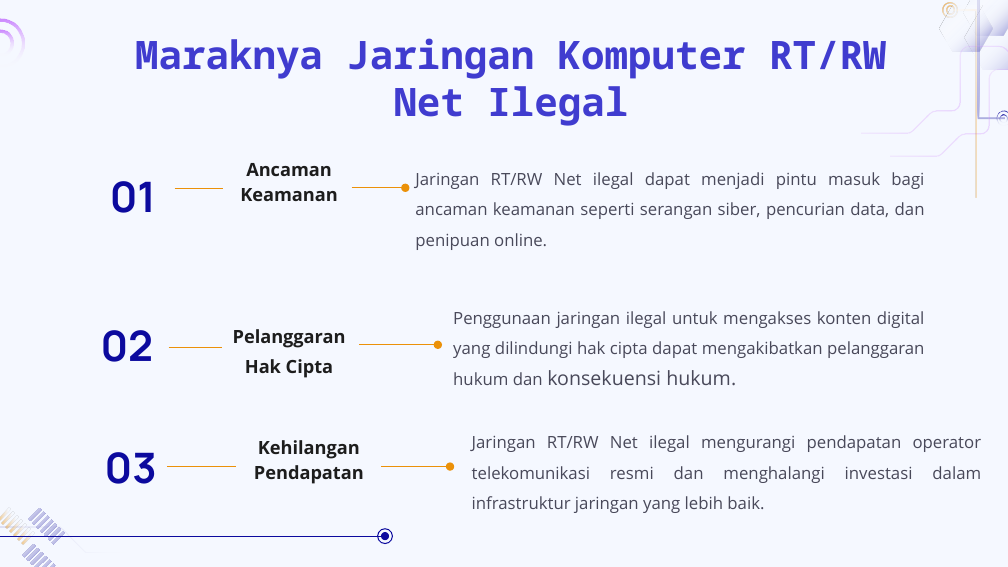
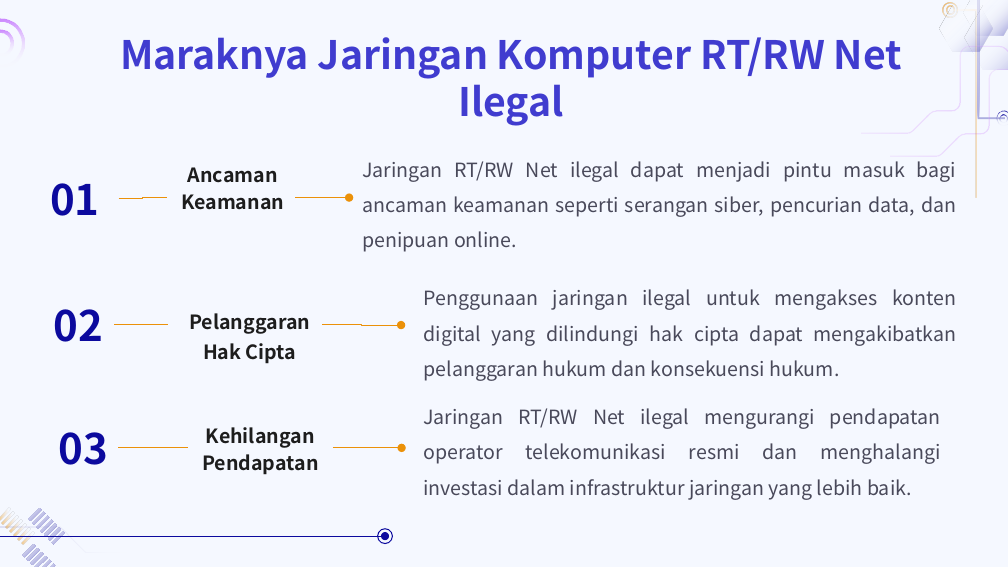
Before and after one commit to eja2003/Borneo, a slide deck: slide 22 of PPT jarkas.pptx. Drawn at 1008x567 pixels with LibreOffice and Linux fonts; fonts in the diff are those of the drawing; background and template pictures are left out. Boxes give left, top, right and bottom in pixels: in the first picture for what was removed or moved away, otherwise in the second. Text is boxed around its words. In the diff, an @@ line names an element or a change of style, - is before the commit and + after.

```diff
--- a/PPT jarkas.pptx
+++ b/PPT jarkas.pptx
@@ title "Maraknya Jaringan Komputer RT/RW Net ..." at bbox=[120, 37, 902, 126]: font Noto Sans Mono to Noto Sans CJK JP @@
@@ text "Jaringan RT/RW Net ilegal dapat ...": place and size @@
-text "Jaringan RT/RW Net ilegal dapat ..." at bbox=[415, 172, 925, 219]
+text "Jaringan RT/RW Net ilegal dapat ..." at bbox=[362, 161, 956, 217]
@@ text "Jaringan RT/RW Net ilegal dapat ..." at bbox=[362, 161, 956, 217]: size 12 to 14 pt, font Open Sans to Noto Sans CJK JP; line spacing 22pt to 1.5 @@
@@ text "01": place and size @@
-text "01" at bbox=[110, 181, 156, 213]
+text "01" at bbox=[50, 183, 100, 216]
@@ 1 text, 1 elbow arrow, 1 elbow line: place and size @@
-1 text, 1 elbow arrow, 1 elbow line at bbox=[174, 163, 405, 201]
+1 text, 1 elbow arrow, 1 elbow line at bbox=[119, 167, 349, 210]
@@ text "Penggunaan jaringan ilegal untuk mengakses ...": place and size @@
-text "Penggunaan jaringan ilegal untuk mengakses ..." at bbox=[453, 311, 924, 386]
+text "Penggunaan jaringan ilegal untuk mengakses ..." at bbox=[423, 289, 957, 381]
@@ text "Penggunaan jaringan ilegal untuk mengakses ..." at bbox=[423, 289, 957, 381]: size 12 to 14 pt in "Penggunaan jaringan ilegal untuk mengakses konten digital ..."; font Open Sans to Noto Sans CJK JP; line spacing 22pt to 1.5 @@
@@ font Manrope to Noto Sans CJK JP in 3 elements at bbox=[50, 183, 100, 216], bbox=[59, 432, 109, 465], bbox=[54, 309, 104, 342] @@
@@ elbow line moved from (168, 348) - (222, 348) to (114, 325) - (167, 325) @@
@@ size 13 to 14 pt, font Open Sans to Noto Sans CJK JP in 3 elements at bbox=[181, 167, 284, 210], bbox=[202, 427, 318, 475], bbox=[189, 313, 310, 364] @@
@@ text "Pelanggaran Hak Cipta": place and size @@
-text "Pelanggaran Hak Cipta" at bbox=[233, 329, 346, 378]
+text "Pelanggaran Hak Cipta" at bbox=[189, 313, 310, 364]
@@ elbow arrow moved from (359, 345) - (437, 345) to (323, 325) - (401, 325) @@
@@ text "Jaringan RT/RW Net ilegal mengurangi ..." at bbox=[423, 408, 941, 500]: size 12 to 14 pt, font Open Sans to Noto Sans CJK JP; line spacing 22pt to 1.5 @@
@@ text "Jaringan RT/RW Net ilegal mengurangi ...": place and size @@
-text "Jaringan RT/RW Net ilegal mengurangi ..." at bbox=[472, 435, 982, 513]
+text "Jaringan RT/RW Net ilegal mengurangi ..." at bbox=[423, 408, 941, 500]
@@ 3 texts, 1 elbow line, 1 elbow arrow: place and size @@
-3 texts, 1 elbow line, 1 elbow arrow at bbox=[101, 330, 451, 484]
+3 texts, 1 elbow line, 1 elbow arrow at bbox=[54, 309, 401, 475]
```
Also in this commit, not shown: 23 other slides changed.
